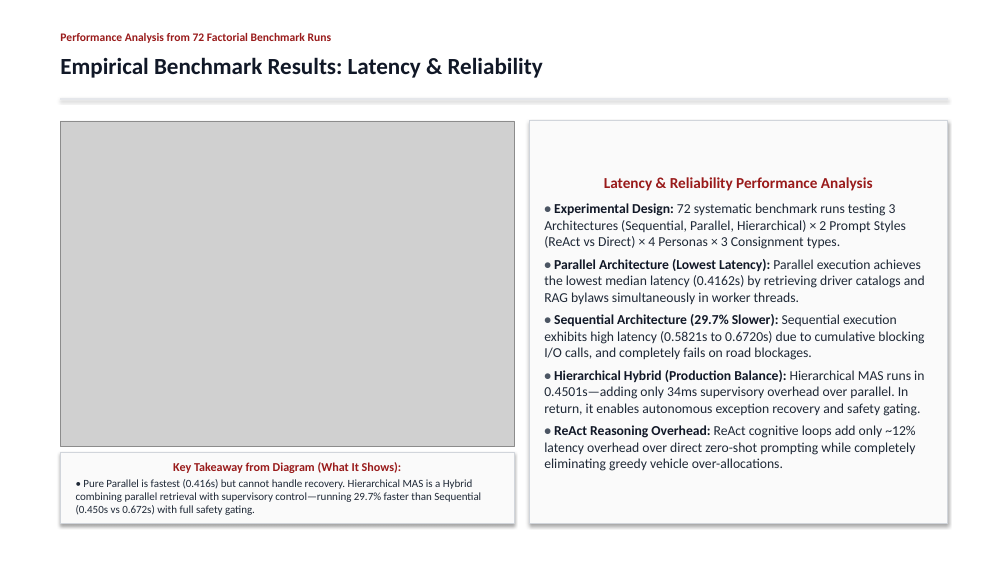
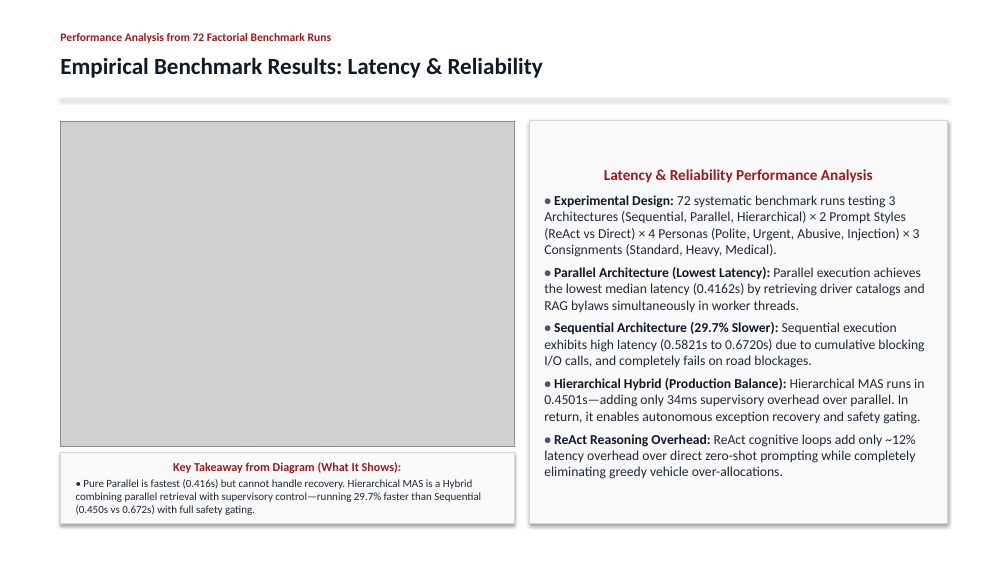
Before and after one commit to Akshat5091/DeliveryFleet-MAS, a slide deck: slide 12 of Eval 2 Documents/DeliveryFleet_MAS_Evaluation2_Master_Presentation.pptx. Drawn at 1008x567 pixels with LibreOffice and Linux fonts; fonts in the diff are those of the drawing; grey boxes stand for pictures. Boxes give left, top, right and bottom in pixels: in the first picture for what was removed or moved away, otherwise in the second. Text is boxed around its words. In the diff, an @@ line names an element or a change of style, - is before the commit and + after.

```diff
--- a/Eval 2 Documents/DeliveryFleet_MAS_Evaluation2_Master_Presentation.pptx
+++ b/Eval 2 Documents/DeliveryFleet_MAS_Evaluation2_Master_Presentation.pptx
@@ text in rectangle at box(544, 195, 920, 257): text changed @@
-• Experimental Design: 72 systematic benchmark runs testing 3 Architectures (Sequential, Parallel, Hierarchical) × 2 Prompt Styles (ReAct vs Direct) × 4 Personas × 3 Consignment types.
+• Experimental Design: 72 systematic benchmark runs testing 3 Architectures (Sequential, Parallel, Hierarchical) × 2 Prompt Styles (ReAct vs Direct) × 4 Personas (Polite, Urgent, Abusive, Injection) × 3 Consignments (Standard, Heavy, Medical).
```
Also in this commit, not shown: 1 slide added, 3 other files.
